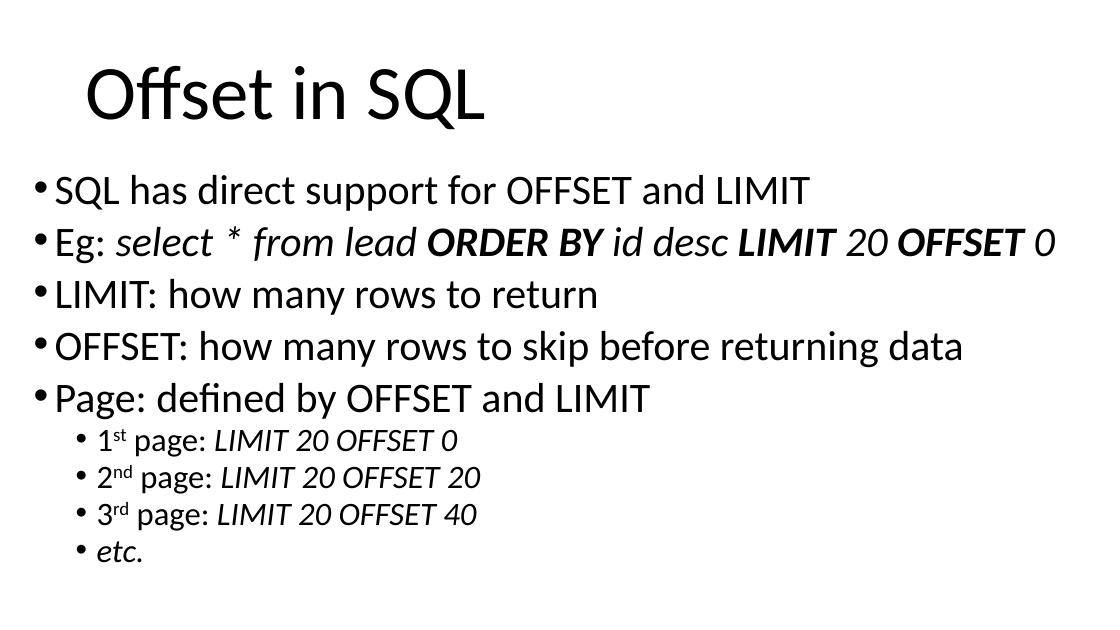
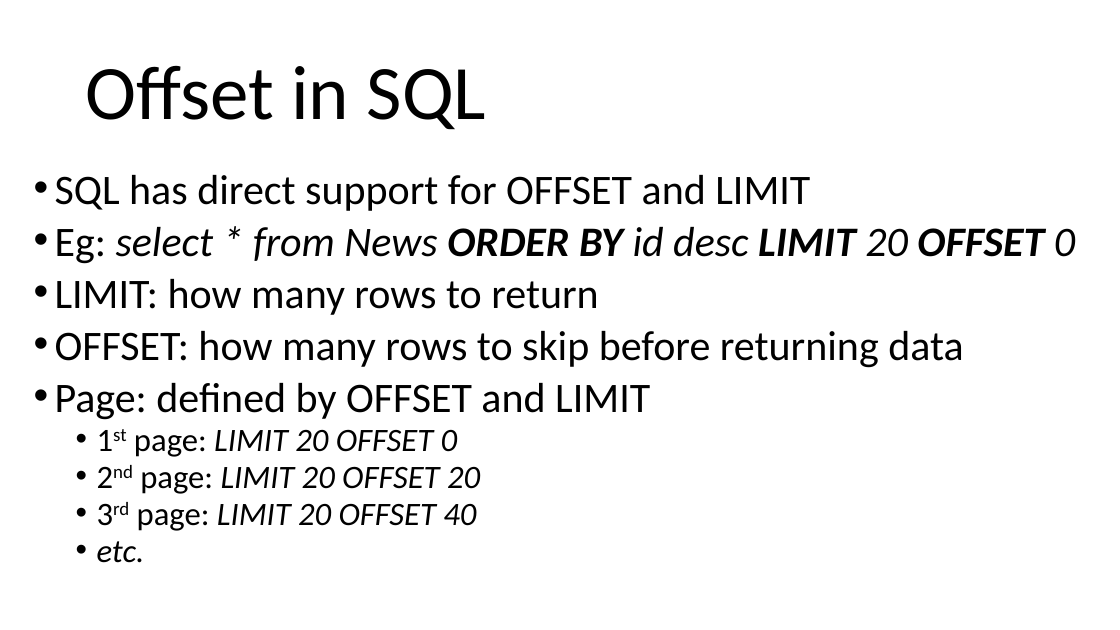
Before and after one commit to arcuri82/testing_security_development_enterprise_systems, a slide deck: slide 22 of doc/advanced/slides/lesson_04.pptx. Drawn at 1120x630 pixels with LibreOffice and Linux fonts; fonts in the diff are those of the drawing. Boxes give left, top, right and bottom in pixels: in the first picture for what was removed or moved away, otherwise in the second. Text is boxed around its words. In the diff, an @@ line names an element or a change of style, - is before the commit and + after.

Commit message:
slides les04

```diff
--- a/doc/advanced/slides/lesson_04.pptx
+++ b/doc/advanced/slides/lesson_04.pptx
@@ text at (x1=55, y1=227, x2=1075, y2=264): text changed @@
-• Eg: select * from lead ORDER BY id desc LIMIT 20 OFFSET 0
+• Eg: select * from News ORDER BY id desc LIMIT 20 OFFSET 0
```
Also in this commit, not shown: 12 slides added, 1 slide removed, 1 other file.
